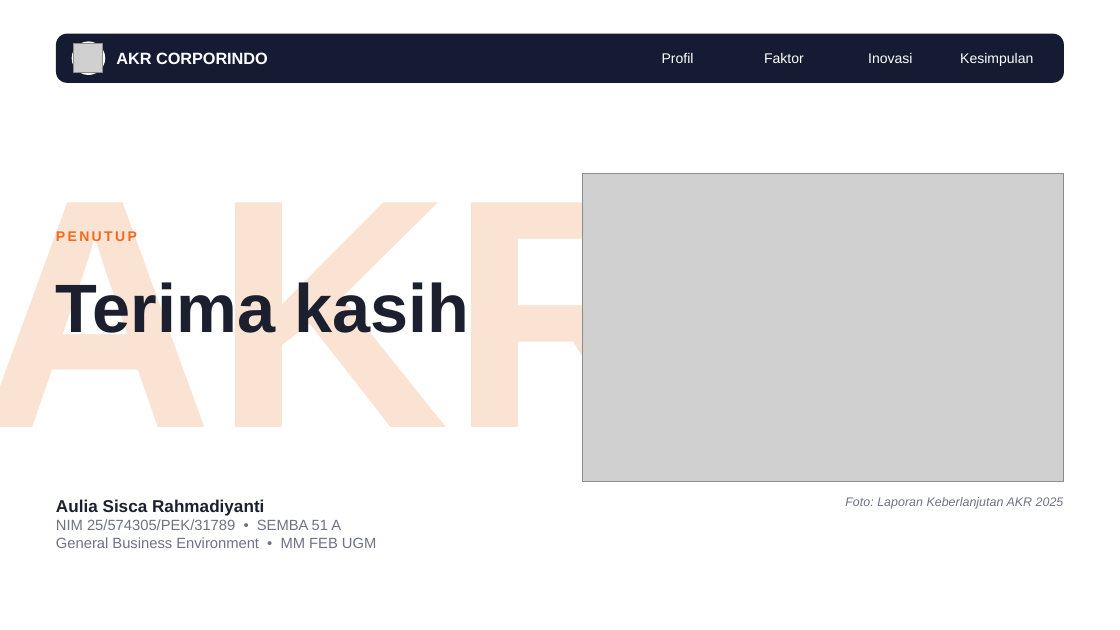
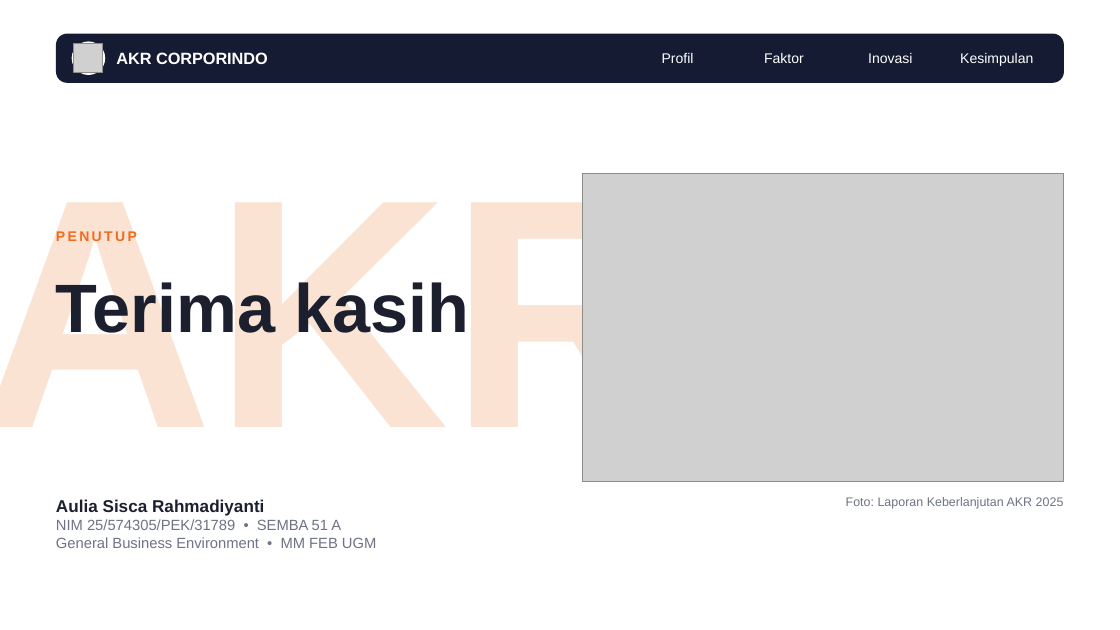
Before and after one commit to aslihabnuri/Dom-Manipulation, a slide deck: slide 10 of output-paper-GBE/Presentasi GBE - Aulia Sisca Rahmadiyanti - SEMBA 51A - PT AKR Corporindo Tbk.pptx. Drawn at 1120x630 pixels with LibreOffice and Linux fonts; fonts in the diff are those of the drawing; grey boxes stand for pictures; background and template pictures are left out. Boxes give left, top, right and bottom in pixels: in the first picture for what was removed or moved away, otherwise in the second. Text is boxed around its words. In the diff, an @@ line names an element or a change of style, - is before the commit and + after.

```diff
--- a/output-paper-GBE/Presentasi GBE - Aulia Sisca Rahmadiyanti - SEMBA 51A - PT AKR Corporindo Tbk.pptx
+++ b/output-paper-GBE/Presentasi GBE - Aulia Sisca Rahmadiyanti - SEMBA 51A - PT AKR Corporindo Tbk.pptx
@@ text "Foto: Laporan Keberlanjutan AKR 2025" at [846,497,1064,509]: italic off @@
```
Also in this commit, not shown: 8 other slides changed, 1 slide added, 1 slide removed, 3 other files.
